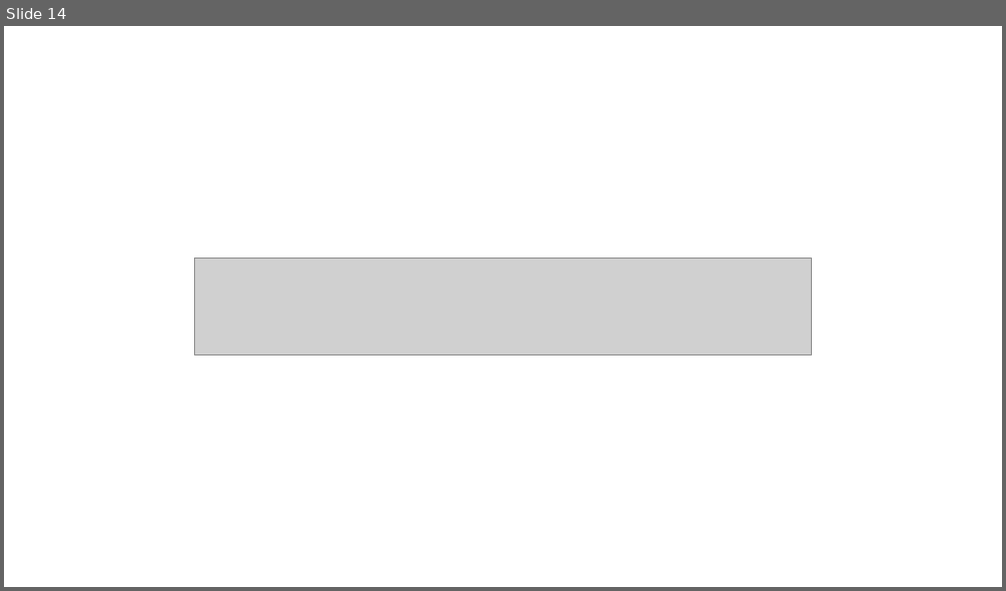
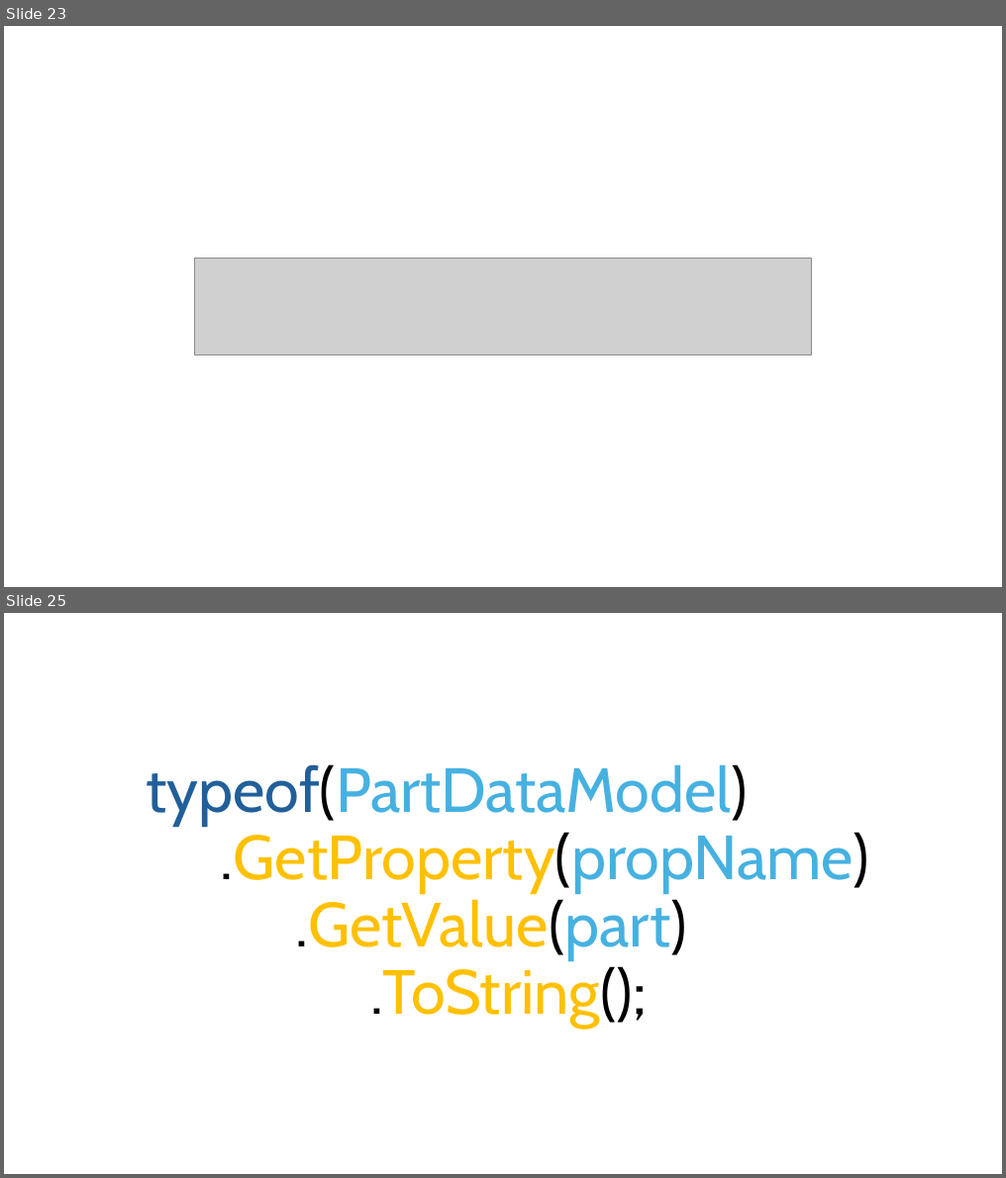
Before and after one commit to TheEinfachFelix/Invenfinity, a slide deck: docs/InvenfinityPresi.pptx. Shown one above the other, each under a label of ours: slide 14 before the commit, slides 23 and 25 after it; the slides between them are not shown. The pictures are 1006x591 and 1006x1178 pixels, drawn with LibreOffice and Linux fonts; fonts in the diff are those of the drawing; grey boxes stand for pictures. Boxes give left, top, right and bottom in pixels: in the first picture for what was removed or moved away, otherwise in the second. Text is boxed around its words. In the diff, an @@ line names an element or a change of style, - is before the commit and + after.

```diff
--- a/docs/InvenfinityPresi.pptx
+++ b/docs/InvenfinityPresi.pptx
@@ slide 25 added at (4, 613, 1002, 1174), background #FFFFFF @@
@@ title added at (146, 764, 869, 1029), 60 pt, text #FFC000 @@
+typeof(PartDataModel)
+.GetProperty(propName)
+.GetValue(part)
+.ToString();
@@ what was slide 14 is now slide 23 @@
```
Also in this commit, not shown: 10 other slides added, 2 other files.
